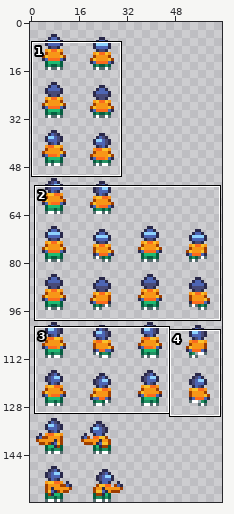
Two versions of one sprite sheet, characters/Blues/Child/base_sprite.png. The picture above shows the old version from afar; the outline marks the close-up.
Close-up. Old version:
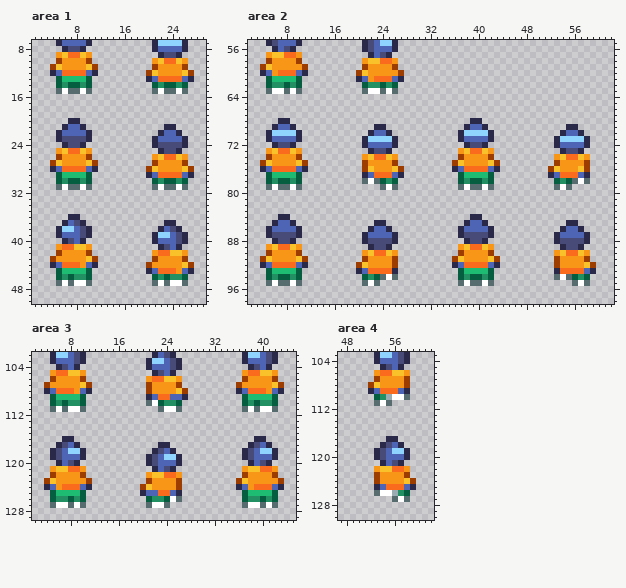
The file is 64x160 pixels. Shown: area 1: x 1..29, y 7..50; area 2: x 2..62, y 55..98; area 3: x 2..45, y 102..129; area 4: x 47..62, y 103..130. The commit also changed other parts of the picture, which this record leaves out.
And afterwards:
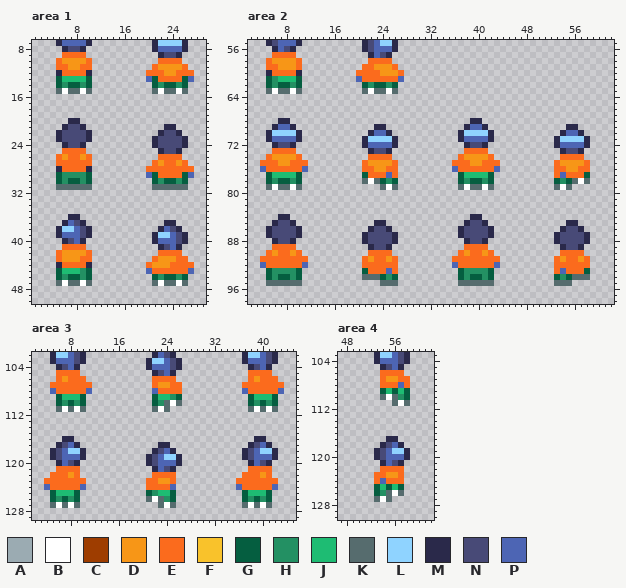
Palette (. is transparent): A #9babb2  B #ffffff  C #9e3d00  D #f79617  E #fb6b1d  F #f9c22b  G #055e40  H #239063  J #1ebc73  K #566c6e  L #8fd3ff  M #2a294a  N #484a77  P #4d65b4
What changed:
Changed rows in their new state; - is an unchanged pixel.
Area 1:
first column x 4:
 9 -.E--E.-----------------
10 -E----E----------.E--E.-
11 .EE--EE.---------E----E-
12 .M----M.--------EEE--EEE
13 ----------------PG----GP
first column x 4:
21 ---NN-------------------
22 --NNNN-------------NN---
23 ------------------NNNN--
25 -.E--E.-----------------
26 -E-EE-E----------.E--E.-
27 .EEEEEE.---------E-EE-E-
28 .M----M.--------EEEEEEEE
29 --HHHH----------PG----GP
31 --K--K------------K--K--
first column x 4:
41 -.--EE.-----------------
42 -E----E----------.--EE.-
43 .E---EE.---------E---EE-
44 .M---EM.--------E---EEEE
45 -----H----------PE---EEP
46 ----G---------------G---
47 ----K---------------K---
Area 2:
first column x 4:
57 -.EE--.-----------------
58 -E----E----------.EE--.-
59 .EE---E.---------EE---E-
60 .ME---M.--------EEEE---E
61 --H-------------PEE---EP
62 ---G---------------G----
63 ---K---------------K----
first column x 4:
73 -.E--E.--------------------------.E--E.----------------
74 -E----E----------.E--E.----------E----E----------.E--E.
75 EEE--EEE---------E----E---------EEE--EEE---------E----E
76 PE----EP---------EE--EE.--------PE----EP--------.EE--EE
77 -----------------GE--PE.------------------------.EP--EG
first column x 4:
85 ---NN------------------------------NN-------------------
86 --NNNN-------------NN-------------NNNN-------------NN---
87 ------------------NNNN----------------------------NNNN--
89 -.E--E.--------------------------.E--E.-----------------
90 -E-EE-E----------.E--E.----------E-EE-E----------.E--E.-
91 EEEEEEEE---------E-EE-E---------EEEEEEEE---------E-EE-E-
92 PE----EP--------.EEEEEE---------PE----EP---------EEEEEE.
93 --HHHH----------.G---PE-----------HHHH-----------EP---G.
94 -----------------KKKGHG--------------------------GHGKKK-
95 --K--K-----------...KKK-----------K--K-----------KKK...-
Area 3:
first column x 4:
105 -.--EE.--------------------------.--EE.-
106 -.E-EEE----------.--EE.----------.E-EEE-
107 .EEEEEEE---------.E--EE---------.EEEEEEE
108 .----EEP---------.PEEEE.--------.----EEP
109 -.G--------------.GJJHG.---------.G-----
110 -.GHG------------.GHKBK----------.GHG---
111 -.KBK-------------KBK..----------.KBK---
first column x 4:
121 -.EE--.--------------------------.EE--.-
122 -EEE-E.----------.EE--.----------EEE-E.-
123 EEEEEEE.---------EE--E.---------EEEEEEE.
124 PEE----.--------.EEEEP.---------PEE----.
125 -----G.---------.GHJJG.--------------G.-
126 ---GHG.----------KBKHG.------------GHG.-
127 ---KBK.----------..KBK-------------KBK.-
Area 4:
first column x 52:
106 -.--EE.
107 -.E--EE
108 ..EEEPE
109 ..GJGJG
110 -.KBKHG
111 -...KBK
first column x 53:
122 .EE--.-
123 EE--E.-
124 EPEEE..
125 GJGJG..
126 GHKBK.-
127 KBK...-
